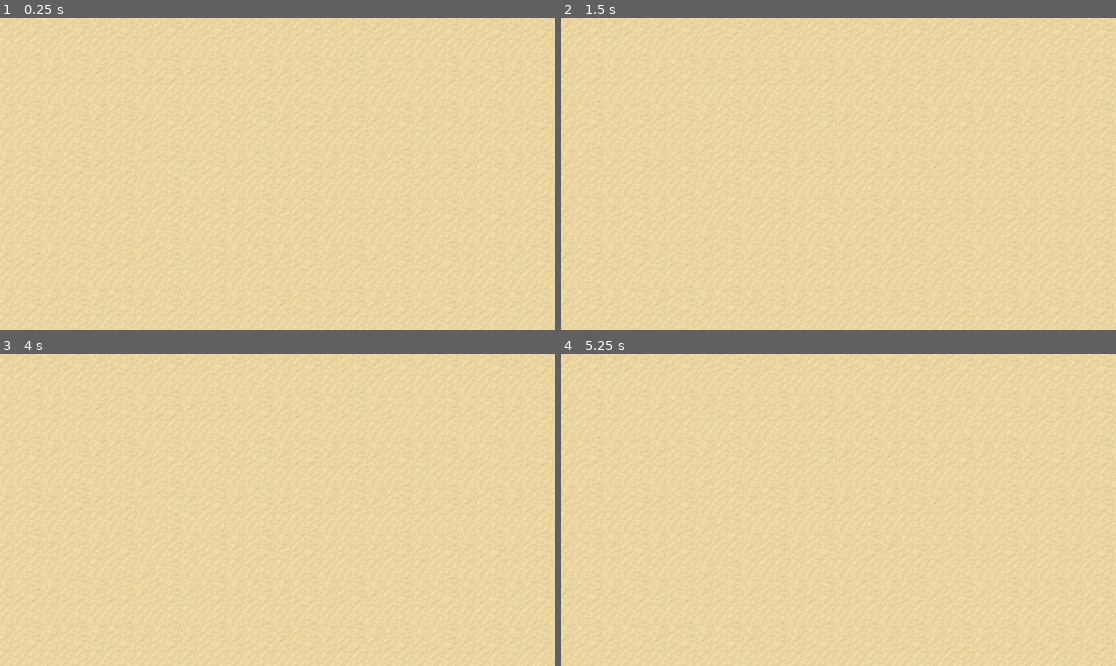
Above: before the commit, frames 1-4 (two rows, left to right).
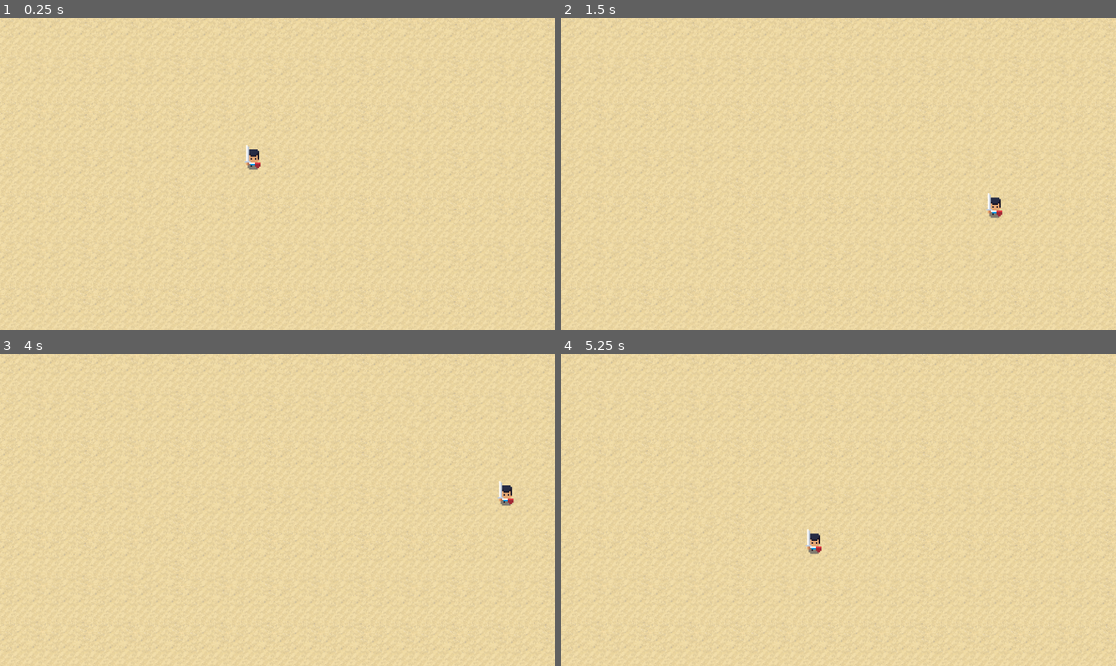
Above: after the commit, the same moments.

Repository: GazelleMag/MagalWarrior
Game: Godot game, scene res://scenes/level.tscn
Same seed, same stepped clock (60 frames per second), same inputs: the game is played once before the commit and once after it.
Inputs:
- Up to frame 1 (0.25 s): no input
- Up to frame 2 (1.5 s): tap Enter at 0.5 s; hold D (right, bound only after the commit) 0.53-1.28 s; hold S (down, bound only after the commit) from 1.28 s (still down)
- Up to frame 3 (4 s): release S (down, bound only after the commit) at 2.03 s; hold D (right, bound only after the commit) 2.03-2.78 s; tap Space at 2.75 s; hold W (up, bound only after the commit) 2.78-3.53 s; tap Enter at 3.5 s; hold A (left, bound only after the commit) from 3.53 s (still down)
- Up to frame 4 (5.25 s): release A (left, bound only after the commit) at 5.03 s; hold S (down, bound only after the commit) from 5.03 s (still down)

The runs differ from the first frame. In frame 1, 0.2% of the frame differs, in the area x 44-47%, y 40-49%; in frame 2, 0.2%, in the area x 76-80%, y 56-65%; in frame 3, 0.2%; in frame 4, 0.2%.

Commit message:
player sprite and movement input

Diff:
--- a/project.godot
+++ b/project.godot
@@ -14,3 +14,31 @@
 run/main_scene="res://scenes/level.tscn"
 config/features=PackedStringArray("4.1", "Forward Plus")
 config/icon="res://icon.svg"
+
+[input]
+
+left={
+"deadzone": 0.5,
+"events": [Object(InputEventKey,"resource_local_to_scene":false,"resource_name":"","device":-1,"window_id":0,"alt_pressed":false,"shift_pressed":false,"ctrl_pressed":false,"meta_pressed":false,"pressed":false,"keycode":0,"physical_keycode":65,"key_label":0,"unicode":97,"echo":false,"script":null)
+]
+}
+right={
+"deadzone": 0.5,
+"events": [Object(InputEventKey,"resource_local_to_scene":false,"resource_name":"","device":-1,"window_id":0,"alt_pressed":false,"shift_pressed":false,"ctrl_pressed":false,"meta_pressed":false,"pressed":false,"keycode":0,"physical_keycode":68,"key_label":0,"unicode":100,"echo":false,"script":null)
+]
+}
+up={
+"deadzone": 0.5,
+"events": [Object(InputEventKey,"resource_local_to_scene":false,"resource_name":"","device":-1,"window_id":0,"alt_pressed":false,"shift_pressed":false,"ctrl_pressed":false,"meta_pressed":false,"pressed":false,"keycode":0,"physical_keycode":87,"key_label":0,"unicode":119,"echo":false,"script":null)
+]
+}
+down={
+"deadzone": 0.5,
+"events": [Object(InputEventKey,"resource_local_to_scene":false,"resource_name":"","device":-1,"window_id":0,"alt_pressed":false,"shift_pressed":false,"ctrl_pressed":false,"meta_pressed":false,"pressed":false,"keycode":0,"physical_keycode":83,"key_label":0,"unicode":115,"echo":false,"script":null)
+]
+}
+"primary action"={
+"deadzone": 0.5,
+"events": [Object(InputEventMouseButton,"resource_local_to_scene":false,"resource_name":"","device":-1,"window_id":0,"alt_pressed":false,"shift_pressed":false,"ctrl_pressed":false,"meta_pressed":false,"button_mask":0,"position":Vector2(0, 0),"global_position":Vector2(0, 0),"factor":1.0,"button_index":1,"canceled":false,"pressed":false,"double_click":false,"script":null)
+]
+}
--- /dev/null
+++ b/scenes/level.gd
@@ -0,0 +1,12 @@
+extends Node2D
+
+
+# Called when the node enters the scene tree for the first time.
+func _ready():
+	pass # Replace with function body.
+
+
+# Called every frame. 'delta' is the elapsed time since the previous frame.
+func _process(delta):
+#	print(Input.is_action_pressed("left"))
+	pass
--- a/scenes/level.tscn
+++ b/scenes/level.tscn
@@ -1,8 +1,11 @@
-[gd_scene load_steps=4 format=3 uid="uid://deds5ji0df5sc"]
+[gd_scene load_steps=6 format=3 uid="uid://deds5ji0df5sc"]
 
+[ext_resource type="Script" path="res://scenes/level.gd" id="1_5y6n4"]
 [ext_resource type="Texture2D" uid="uid://sv4brx747id1" path="res://art/tilesets/TilesetExample.png" id="2_y57rx"]
+[ext_resource type="PackedScene" uid="uid://bq2pty2md6nxg" path="res://scenes/player.tscn" id="3_w2dia"]
 
 [sub_resource type="TileSetAtlasSource" id="TileSetAtlasSource_fckdm"]
+resource_name = "basic"
 texture = ExtResource("2_y57rx")
 texture_region_size = Vector2i(32, 32)
 0:0/0 = 0
@@ -80,6 +83,7 @@
 sources/1 = SubResource("TileSetAtlasSource_fckdm")
 
 [node name="Level" type="Node2D"]
+script = ExtResource("1_5y6n4")
 
 [node name="Ground" type="Node2D" parent="."]
 
@@ -89,3 +93,6 @@
 cell_quadrant_size = 32
 format = 2
 layer_0/tile_data = PackedInt32Array(589839, 1, 3, 655375, 1, 4, 720911, 1, 5, 589840, 65537, 3, 655376, 65537, 4, 7209 …(19385 unchanged characters)…
+
+[node name="Player" parent="." instance=ExtResource("3_w2dia")]
+position = Vector2(526, 294)
--- /dev/null
+++ b/scenes/player.gd
@@ -0,0 +1,6 @@
+extends Node2D
+
+func _process(delta):
+	# input
+	var direction = Input.get_vector("left", "right", "up", "down")
+	position += direction * 500 * delta
--- /dev/null
+++ b/scenes/player.tscn
@@ -0,0 +1,12 @@
+[gd_scene load_steps=3 format=3 uid="uid://bq2pty2md6nxg"]
+
+[ext_resource type="Texture2D" uid="uid://b2m6ee63o1yr5" path="res://art/characters/Fighter/idle/idle down1.png" id="1_5pcqa"]
+[ext_resource type="Script" path="res://scenes/player.gd" id="1_ifjxo"]
+
+[node name="Player" type="Node2D"]
+script = ExtResource("1_ifjxo")
+
+[node name="PlayerSprite" type="Sprite2D" parent="."]
+texture_filter = 1
+scale = Vector2(3, 3)
+texture = ExtResource("1_5pcqa")
Binary file added: art/characters/Fighter/attack/attack down1.png
Not shown, added: art/characters/Fighter/attack/attack down1.png.import
Binary file added: art/characters/Fighter/attack/attack down2.png
Not shown, added: art/characters/Fighter/attack/attack down2.png.import
Binary file added: art/characters/Fighter/attack/attack down3.png
Not shown, added: art/characters/Fighter/attack/attack down3.png.import
Binary file added: art/characters/Fighter/attack/attack down4.png
Not shown, added: art/characters/Fighter/attack/attack down4.png.import
Binary file added: art/characters/Fighter/attack/attack left1.png
Not shown, added: art/characters/Fighter/attack/attack left1.png.import
Binary file added: art/characters/Fighter/attack/attack left2.png
Not shown, added: art/characters/Fighter/attack/attack left2.png.import
(and 156 more such lines)
